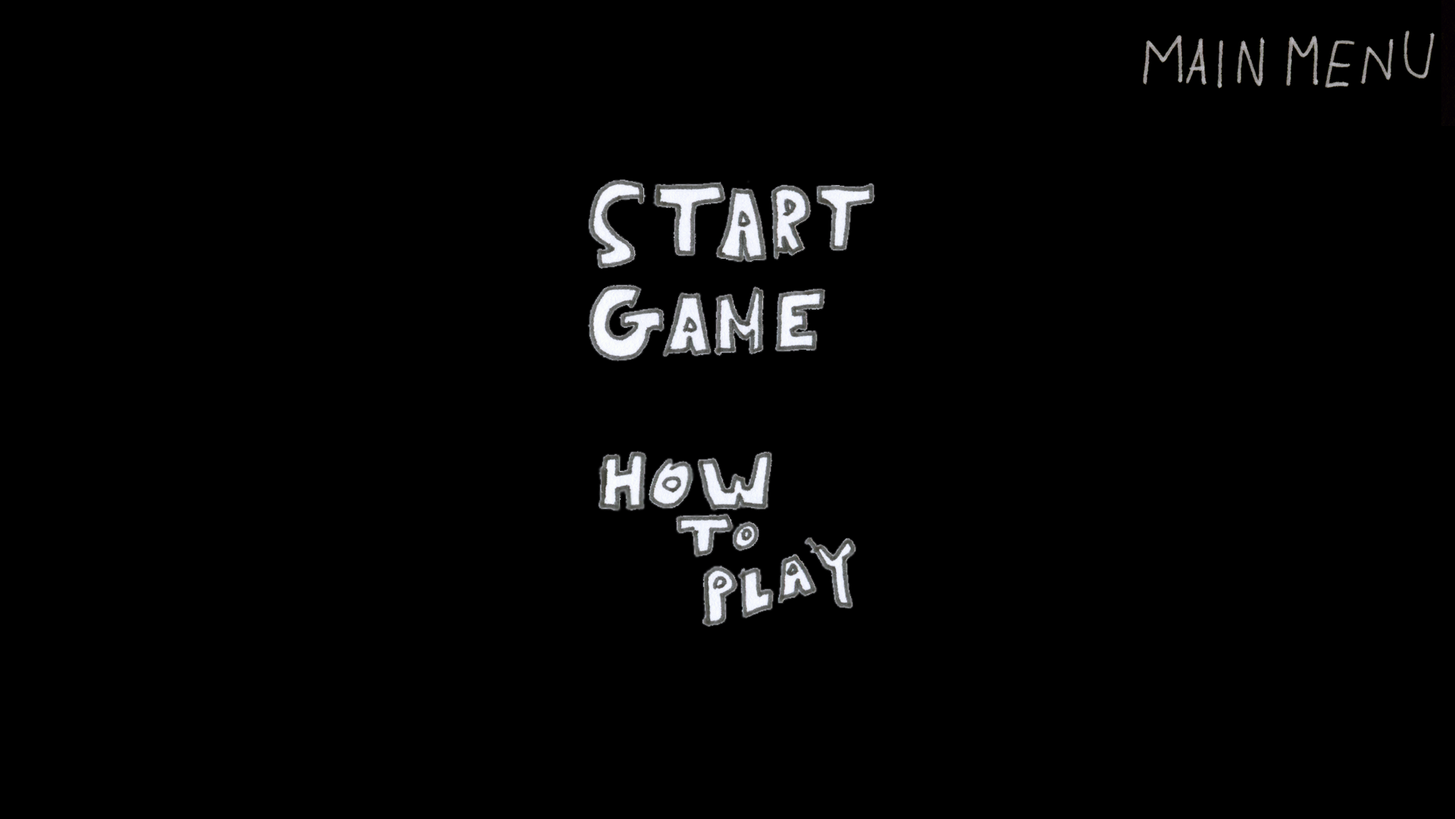
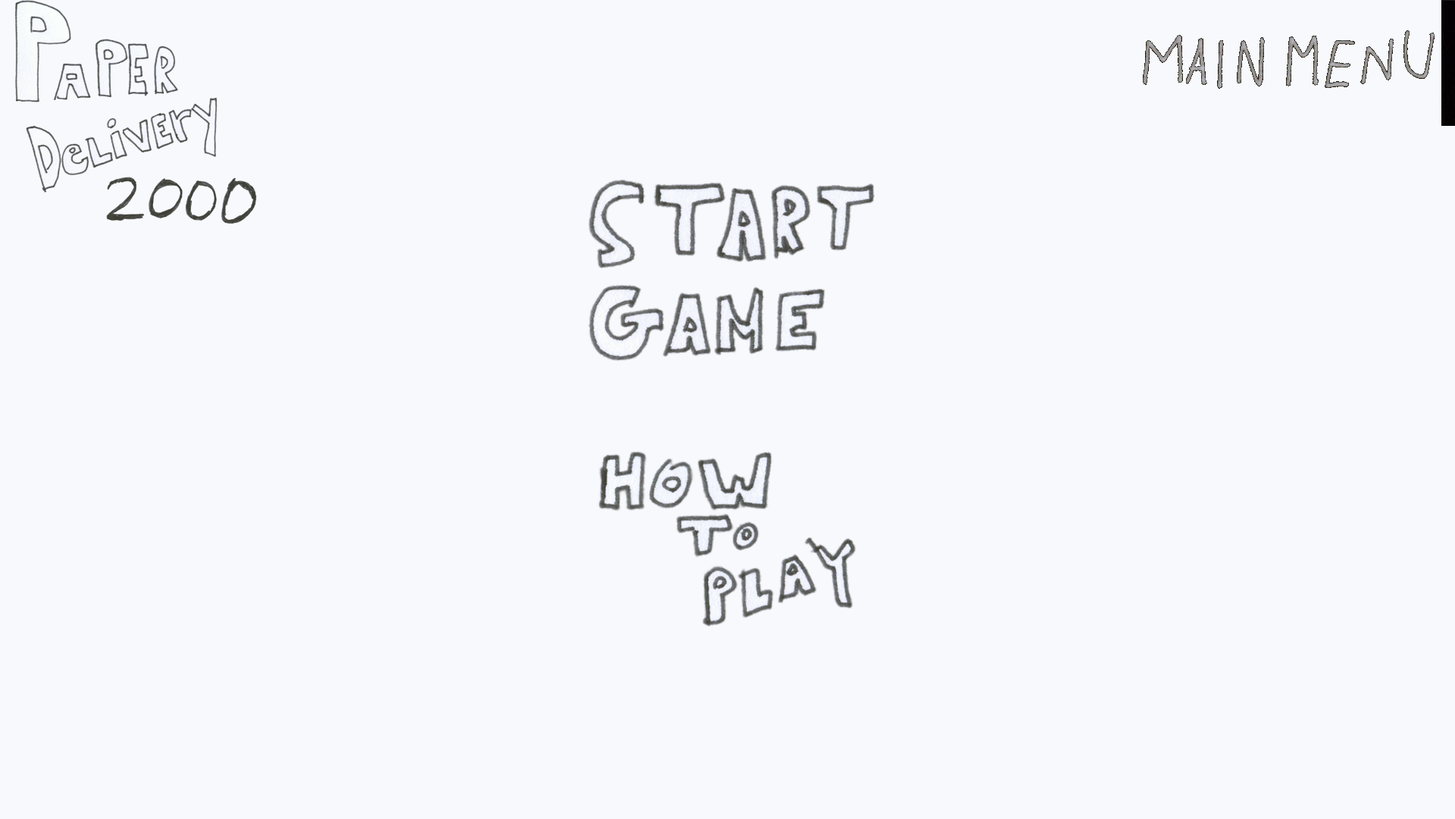
Layered file, before and after one edit (1455x819). Changes by layer:
added layer "Layer 7" above "Indicator2" over box(14, 0, 257, 225)
painted on "MainMenu" over box(1195, 56, 1201, 67)
painted on "Background" over box(0, 0, 1455, 819)
